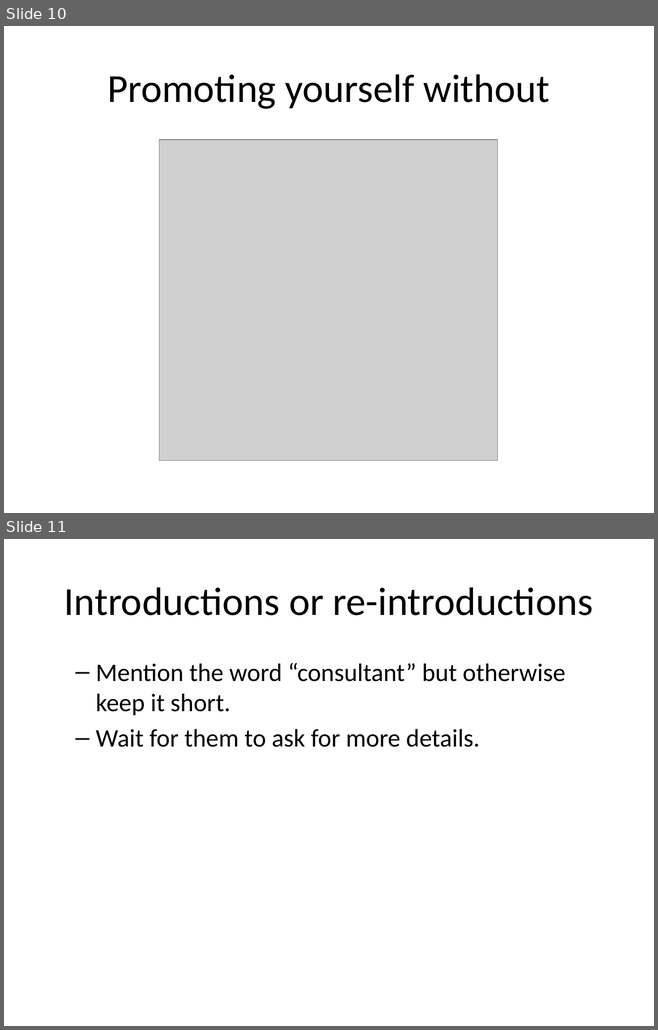
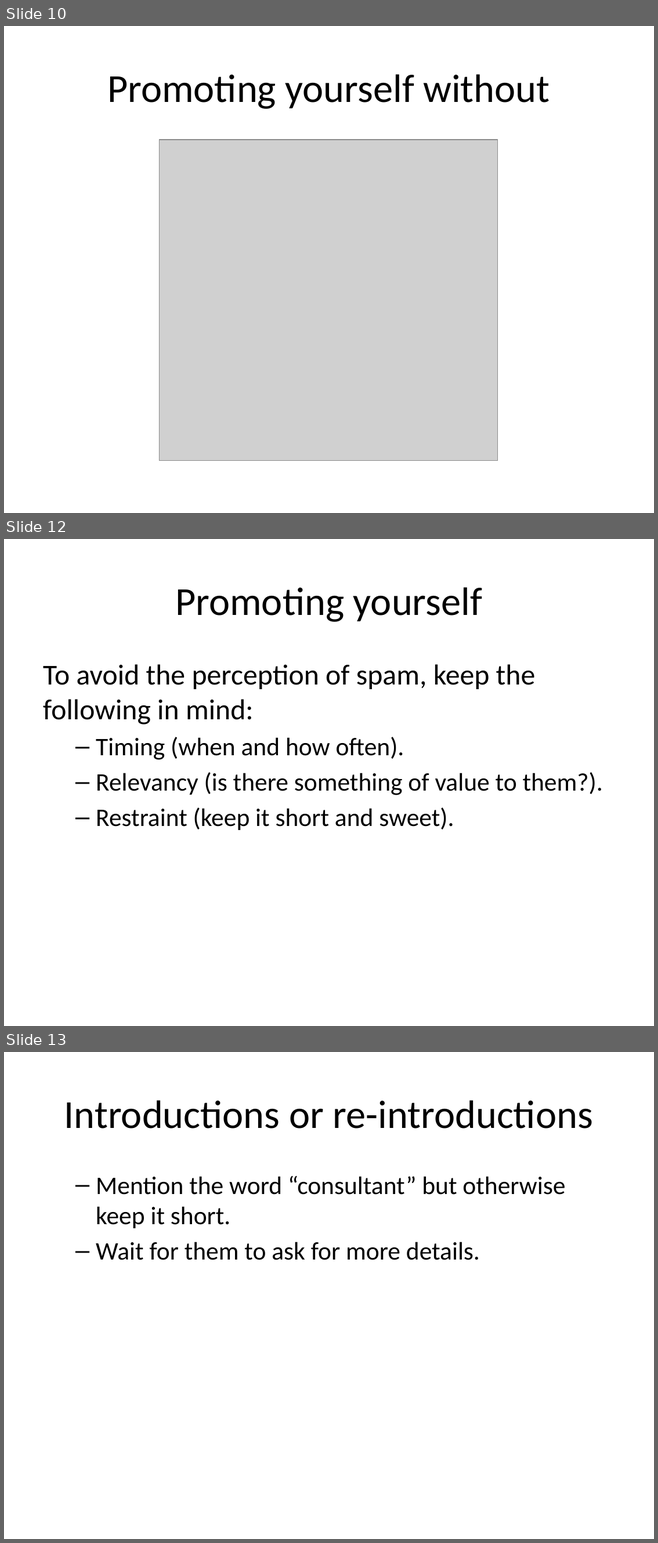
Before and after one commit to pmean/finding-customers, a slide deck: finding-customers.pptx. Shown one above the other, each under a label of ours: slides 10 and 11 before the commit, slides 10, 12 and 13 after it; the slides between them are not shown. The pictures are 658x1030 and 658x1543 pixels, drawn with LibreOffice and Linux fonts; fonts in the diff are those of the drawing; grey boxes stand for pictures. Boxes give left, top, right and bottom in pixels: in the first picture for what was removed or moved away, otherwise in the second. Text is boxed around its words. In the diff, an @@ line names an element or a change of style, - is before the commit and + after.

```diff
--- a/finding-customers.pptx
+++ b/finding-customers.pptx
@@ slide 12 added at <box>4,539,654,1026</box>, background #FFFFFF @@
@@ title added at <box>175,587,482,622</box>, 44 pt, text #000000 @@
+Promoting yourself
@@ text added at <box>43,664,603,830</box>, 28 pt, text #000000 @@
+To avoid the perception of spam, keep the following in mind:
+  – Timing (when and how often).
+  – Relevancy (is there something of value to them?).
+  – Restraint (keep it short and sweet).
@@ what was slide 11 is now slide 13 @@
```
Also in this commit, not shown: 9 slides changed, 8 other slides added, 1 other file.
